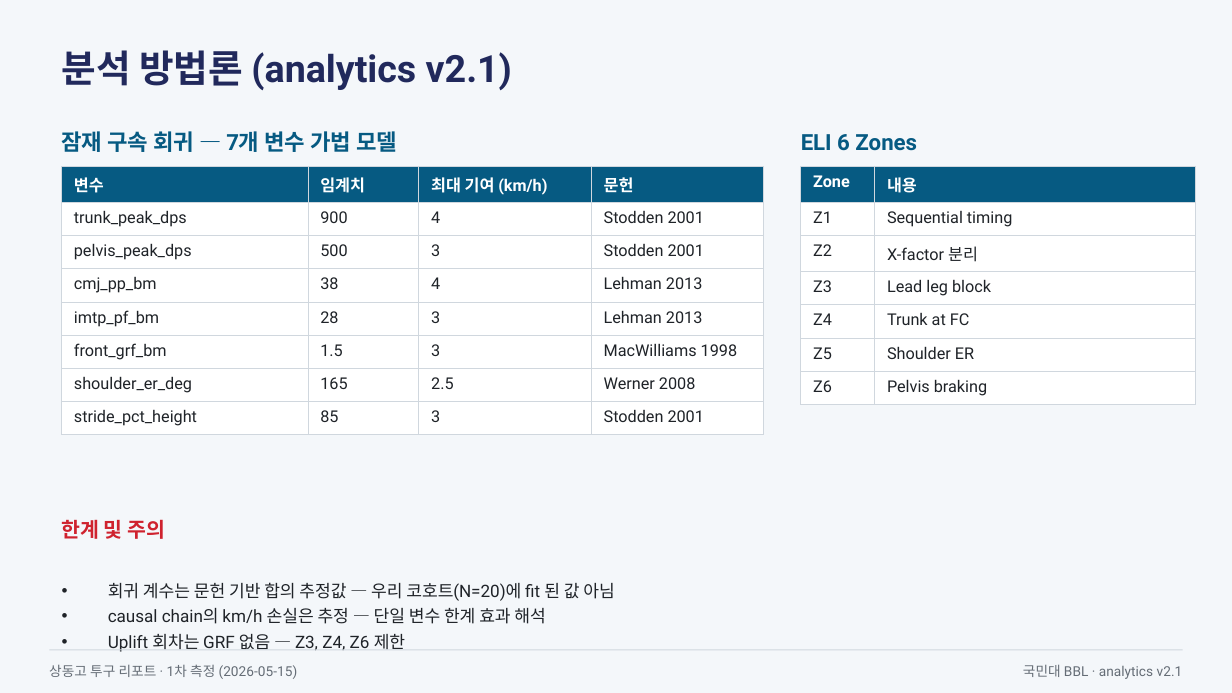
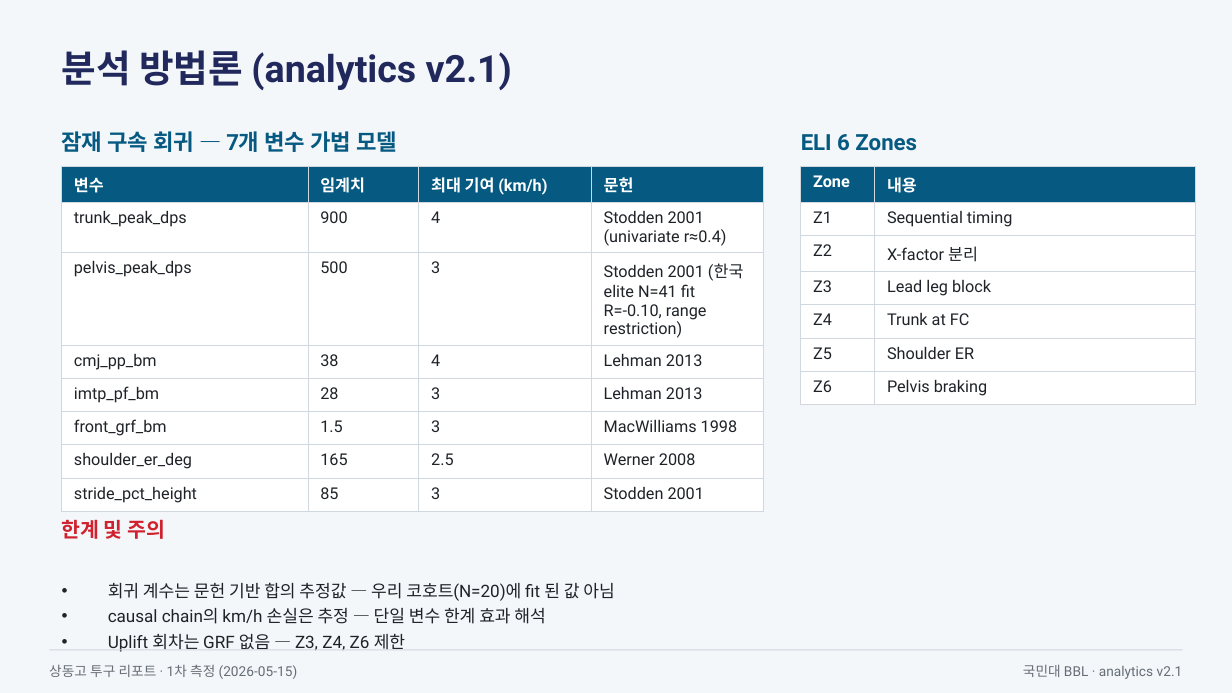
Before and after one commit to kkl0511/Dashboard_Pitching_Team, a slide deck: slide 23 of docs/코치미팅_1차_2026-05-15.pptx. Drawn at 1232x693 pixels with LibreOffice and Linux fonts; fonts in the diff are those of the drawing. Boxes give left, top, right and bottom in pixels: in the first picture for what was removed or moved away, otherwise in the second. Text is boxed around its words. In the diff, an @@ line names an element or a change of style, - is before the commit and + after.

```diff
--- a/docs/코치미팅_1차_2026-05-15.pptx
+++ b/docs/코치미팅_1차_2026-05-15.pptx
@@ table at [62,166,764,507] @@
-row 2, column 4: Stodden 2001
+row 2, column 4: Stodden 2001 (univariate r≈0.4)
-row 3, column 4: Stodden 2001
+row 3, column 4: Stodden 2001 (한국 elite N=41 fit R=-0.10, range restriction)
```
Also in this commit, not shown: 21 other slides changed, 5 other files.
